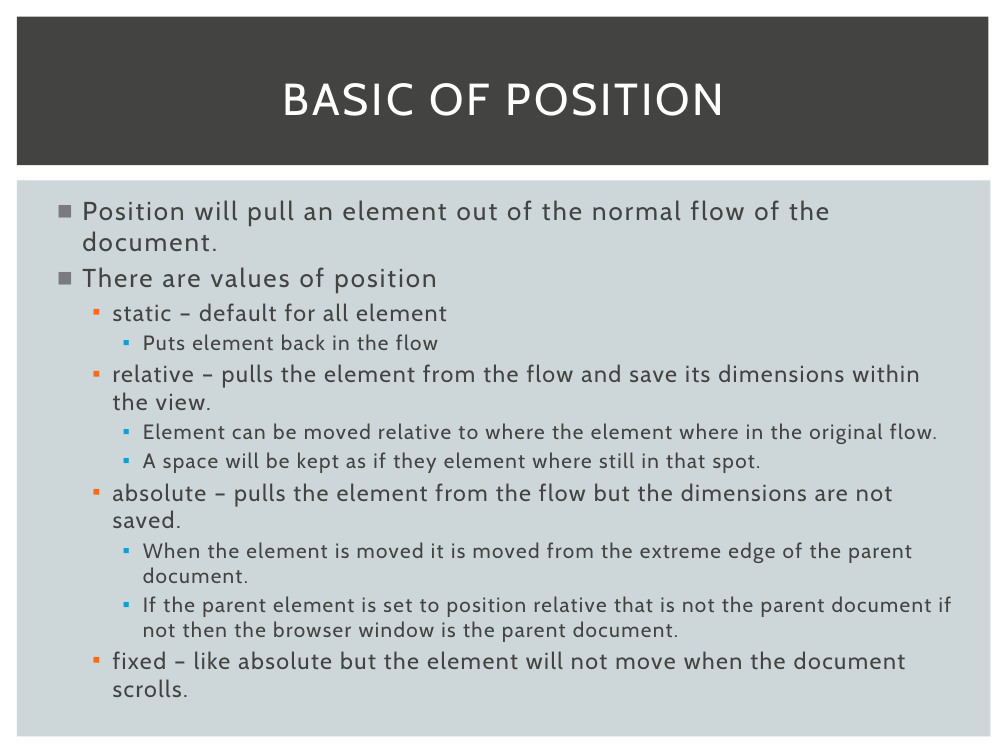
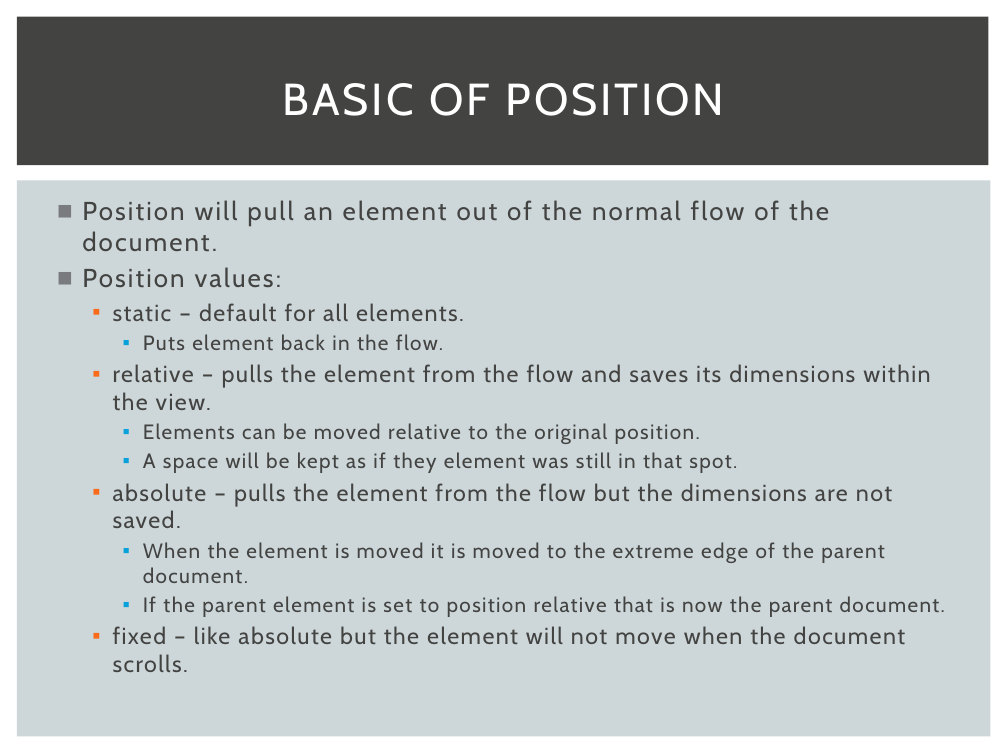
Before and after one commit to danhahn/app-talk, a slide deck: slide 17 of tech-talk.pptx. Drawn at 1008x756 pixels with LibreOffice and Linux fonts; fonts in the diff are those of the drawing. Boxes give left, top, right and bottom in pixels: in the first picture for what was removed or moved away, otherwise in the second. Text is boxed around its words. In the diff, an @@ line names an element or a change of style, - is before the commit and + after.

Commit message:
update document

```diff
--- a/tech-talk.pptx
+++ b/tech-talk.pptx
@@ text at <box>82,267,930,473</box>: text changed @@
-■ There are values of position
-  ▪ static – default for all element
-    ▪ Puts element back in the flow
-  ▪ relative – pulls the element from the flow and save its dimensions within the view.
-    ▪ Element can be moved relative to where the element where in the original flow.
-    ▪ A space will be kept as if they element where still in that spot.
+■ Position values:
+  ▪ static – default for all elements.
+    ▪ Puts element back in the flow.
+  ▪ relative – pulls the element from the flow and saves its dimensions within the view.
+    ▪ Elements can be moved relative to the original position.
+    ▪ A space will be kept as if they element was still in that spot.
@@ text at <box>143,542,945,617</box>: text changed @@
-    ▪ When the element is moved it is moved from the extreme edge of the parent document.
-    ▪ If the parent element is set to position relative that is not the parent document if not then the browser window is the parent document.
+    ▪ When the element is moved it is moved to the extreme edge of the parent document.
+    ▪ If the parent element is set to position relative that is now the parent document.
```
Also in this commit, not shown: 14 other slides changed.
